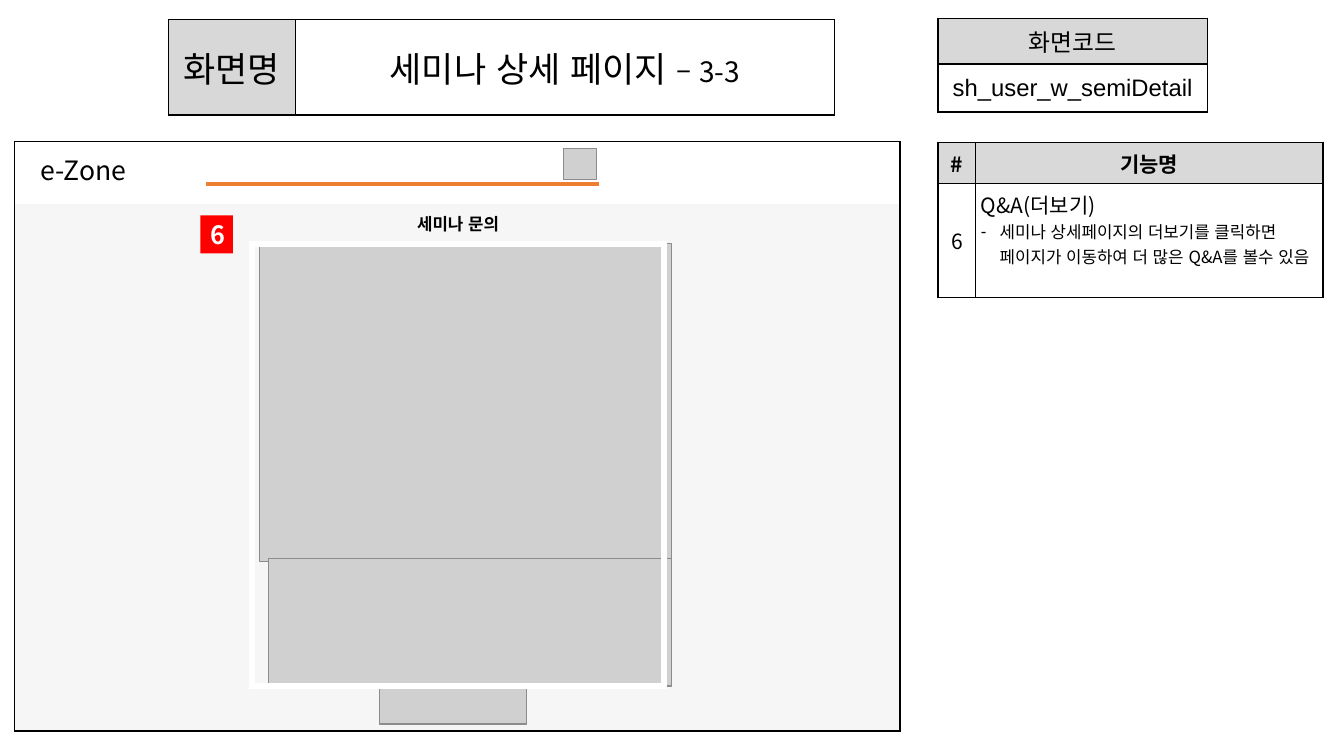
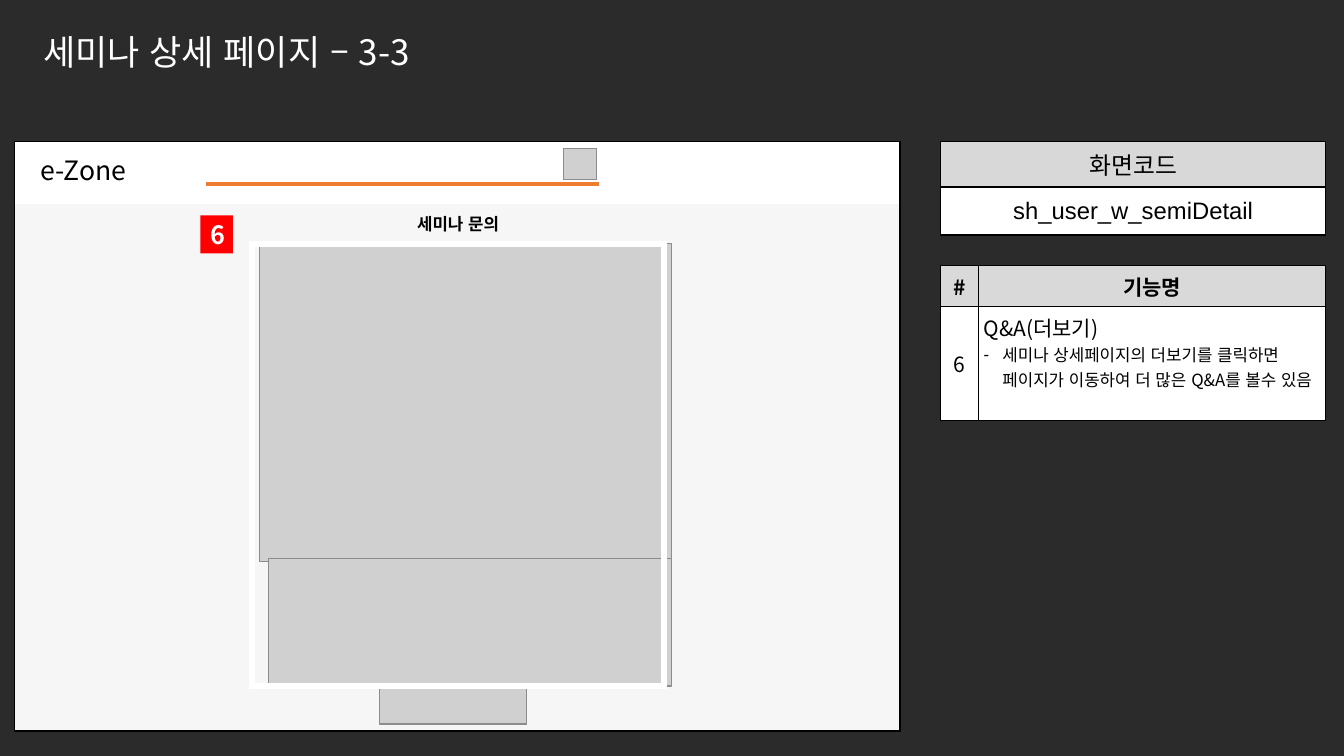
Before and after one commit to ezenteam2/e-Zone, a slide deck: slide 6 of 0 발표용 파워포인트/project05 - 파워포인트 종합 - 서희.pptx. Drawn at 1344x756 pixels with LibreOffice and Linux fonts; fonts in the diff are those of the drawing; grey boxes stand for pictures; background and template pictures are left out; a plain dark background stands for a picture behind light text. Boxes give left, top, right and bottom in pixels: in the first picture for what was removed or moved away, otherwise in the second. Text is boxed around its words. In the diff, an @@ line names an element or a change of style, - is before the commit and + after.

```diff
--- a/0 발표용 파워포인트/project05 - 파워포인트 종합 - 서희.pptx
+++ b/0 발표용 파워포인트/project05 - 파워포인트 종합 - 서희.pptx
@@ background #FFFFFF to picture (left out) @@
@@ table removed at bbox=[168, 20, 835, 115], 1 rows, 2 columns @@
-화면명 | 세미나 상세 페이지 – 3-3
@@ text added at bbox=[44, 36, 410, 68], 25 pt, text #FFFFFF @@
+세미나 상세 페이지 – 3-3
@@ table: place and size @@
-table at bbox=[939, 18, 1208, 112]
+table at bbox=[941, 141, 1326, 235]
@@ table: place and size @@
-table at bbox=[939, 142, 1323, 288]
+table at bbox=[941, 265, 1325, 411]
```
Also in this commit, not shown: 30 other slides changed, 1 other file.
